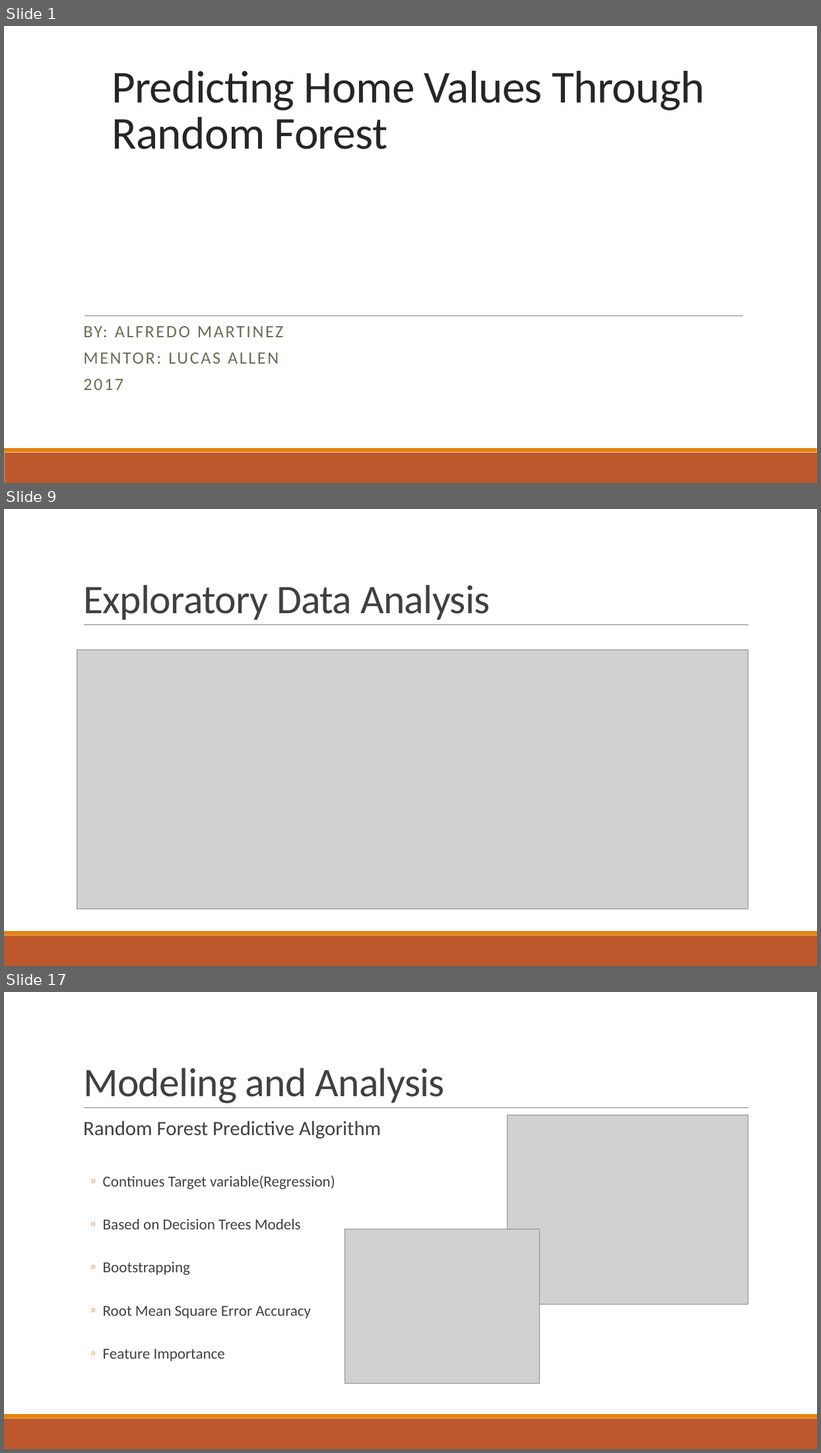
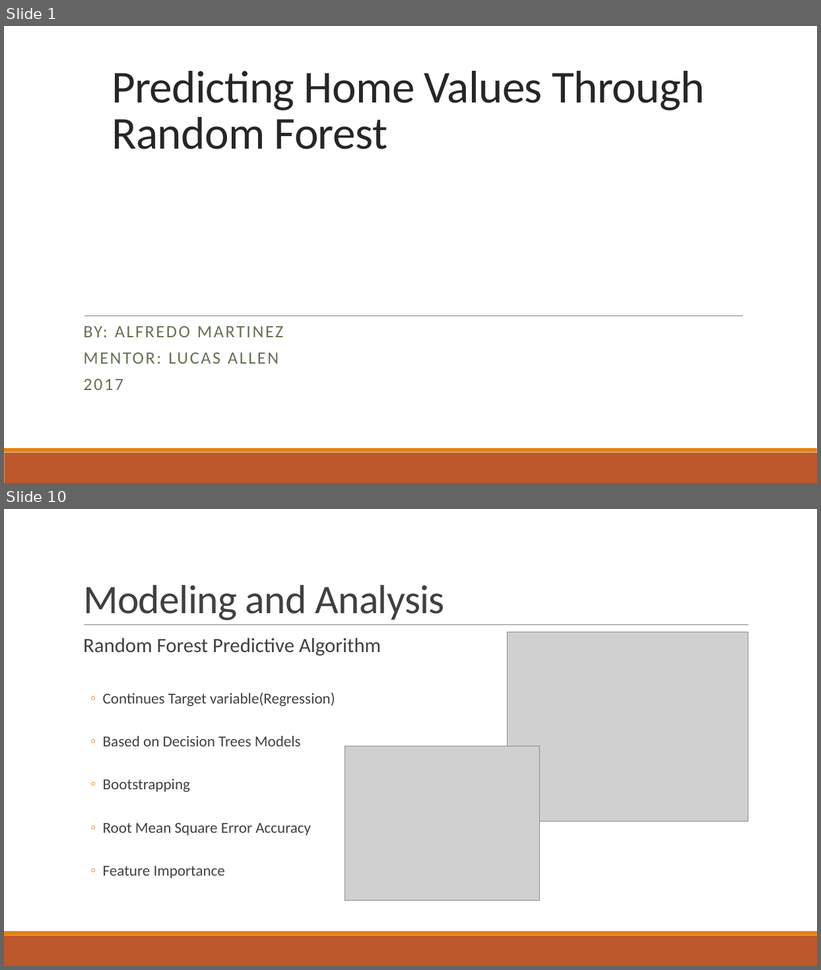
Before and after one commit to AlfredMtz/Springboard, a slide deck: Ames_project/Slide_deck.pptx. Shown one above the other, each under a label of ours: slides 1, 9 and 17 before the commit, slides 1 and 10 after it; the slides between them are not shown. The pictures are 821x1453 and 821x970 pixels, drawn with LibreOffice and Linux fonts; fonts in the diff are those of the drawing; grey boxes stand for pictures. Boxes give left, top, right and bottom in pixels: in the first picture for what was removed or moved away, otherwise in the second. Text is boxed around its words. In the diff, an @@ line names an element or a change of style, - is before the commit and + after.

```diff
--- a/Ames_project/Slide_deck.pptx
+++ b/Ames_project/Slide_deck.pptx
@@ slide 9 removed at (4, 509, 817, 966), background #FFFFFF; not listed: 3 template elements that a slide beside it also shows @@
@@ title removed at (83, 585, 490, 620) @@
-Exploratory Data Analysis
@@ picture removed at (77, 650, 748, 909) @@
@@ what was slide 17 is now slide 10 @@
```
Also in this commit, not shown: 5 slides changed, 7 slides added, 13 other slides removed.
